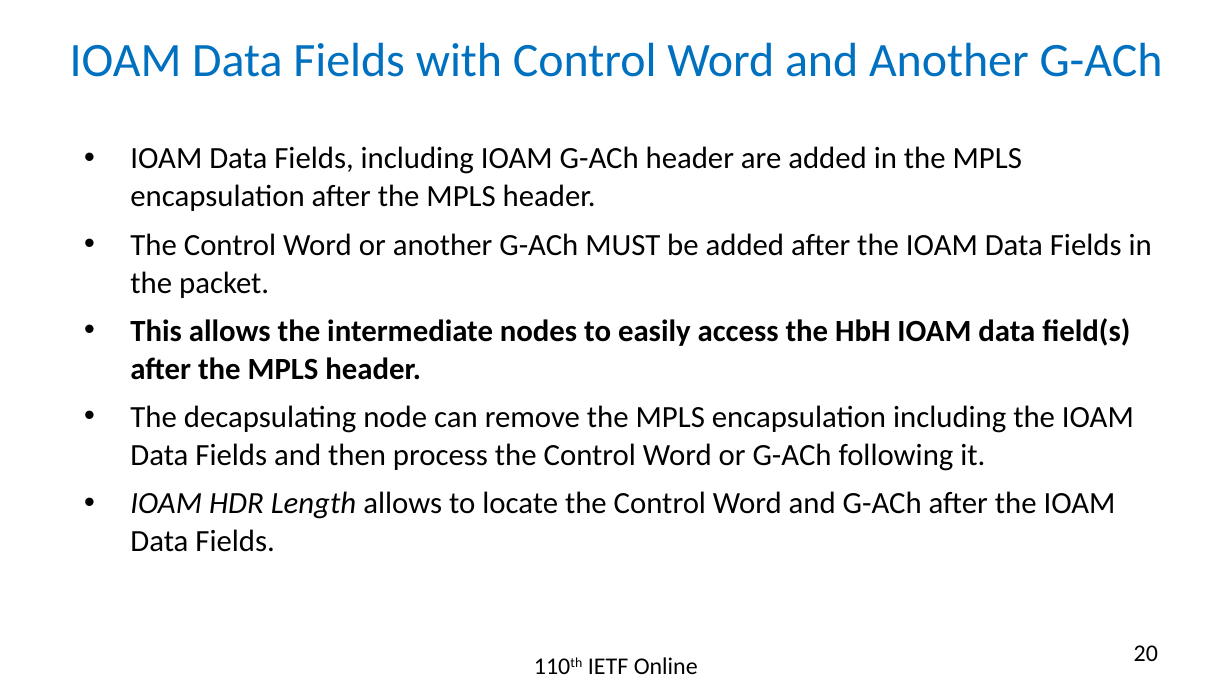
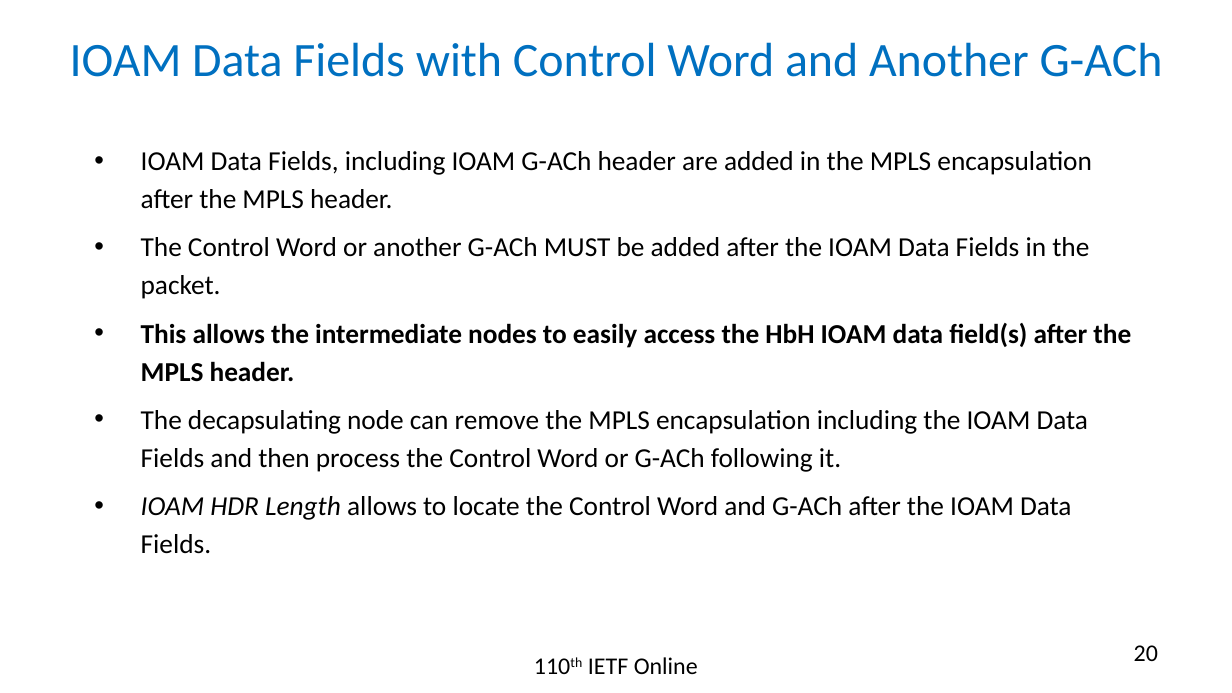
Before and after one commit to rakgandhi/ietf-slides, a slide deck: slide 20 of draft-gandhi-mpls-ioam-sr-06.pptx. Drawn at 1232x693 pixels with LibreOffice and Linux fonts; fonts in the diff are those of the drawing. Boxes give left, top, right and bottom in pixels: in the first picture for what was removed or moved away, otherwise in the second. Text is boxed around its words. In the diff, an @@ line names an element or a change of style, - is before the commit and + after.

```diff
--- a/draft-gandhi-mpls-ioam-sr-06.pptx
+++ b/draft-gandhi-mpls-ioam-sr-06.pptx
@@ text "IOAM Data Fields, including IOAM ...": place and size @@
-text "IOAM Data Fields, including IOAM ..." at (130,146,1152,552)
+text "IOAM Data Fields, including IOAM ..." at (141,151,1131,554)
@@ text "IOAM Data Fields, including IOAM ..." at (141,151,1131,554): size 18 to 16 pt @@
```
Also in this commit, not shown: 6 other slides changed, 1 other file.
